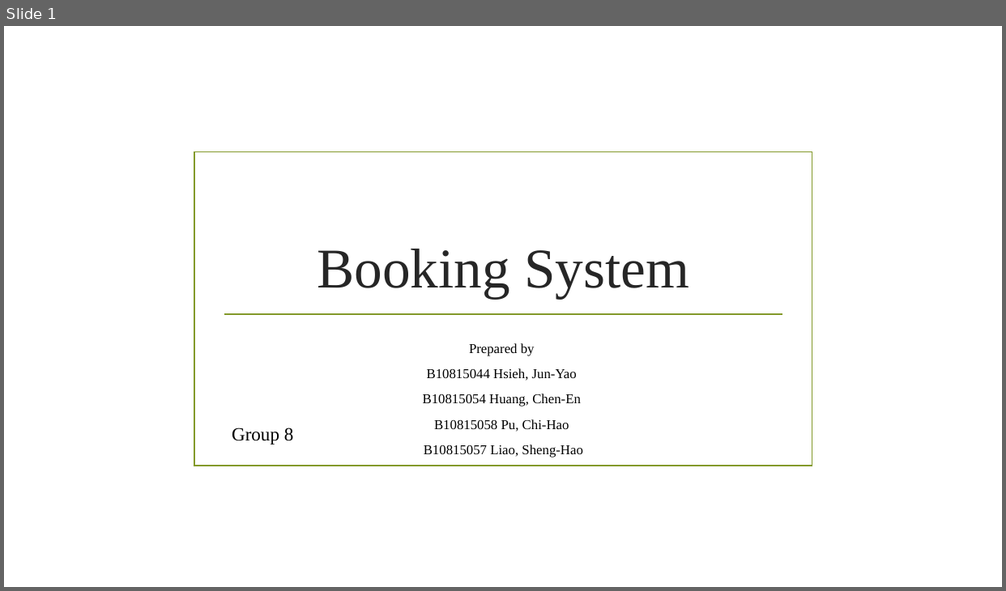
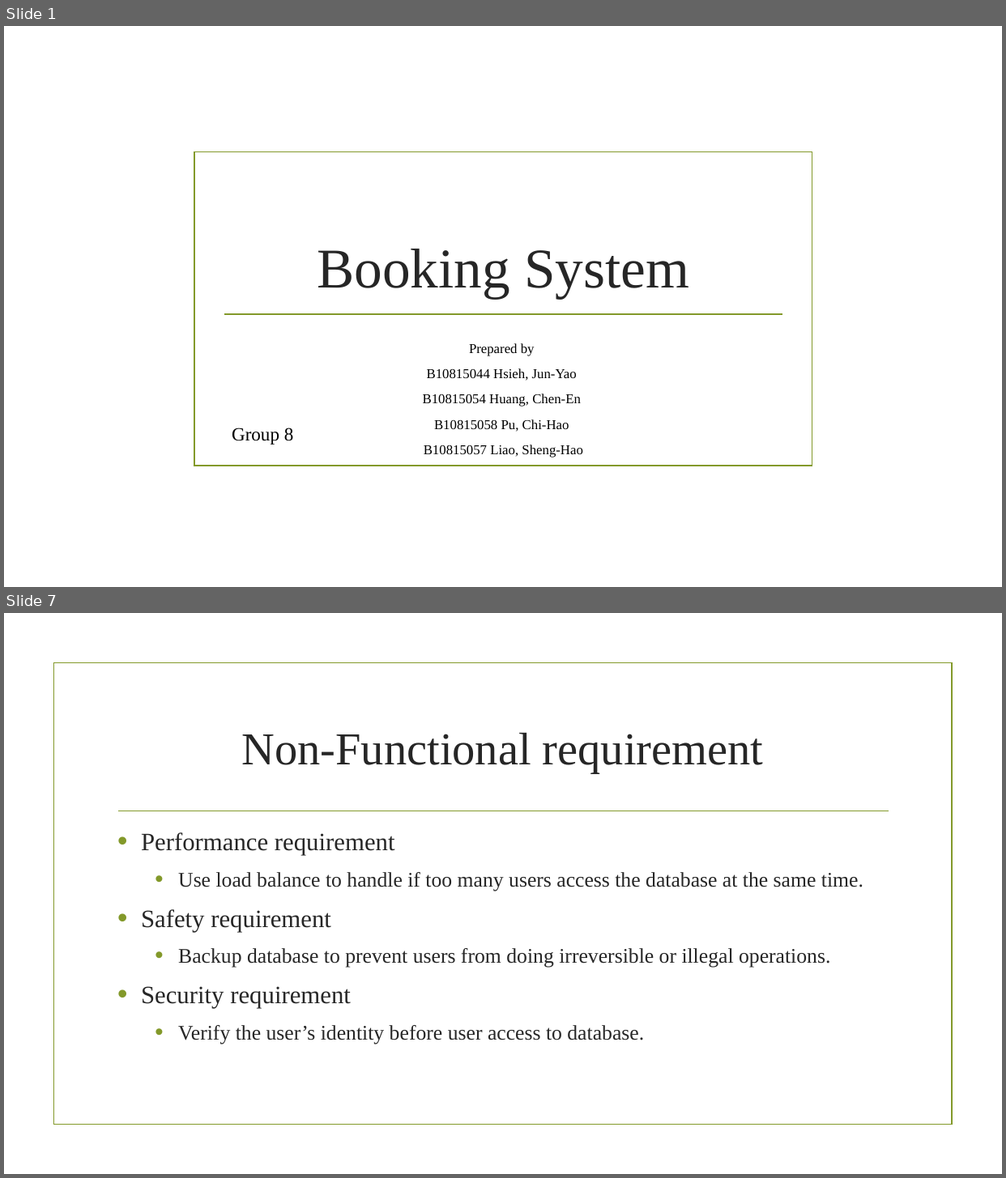
Before and after one commit to BrendonJYHsieh/BookSystem, a slide deck: Final Project/presentation slides.pptx. Shown one above the other, each under a label of ours: slide 1 before the commit, slides 1 and 7 after it; the slides between them are not shown. The pictures are 1006x591 and 1006x1178 pixels, drawn with LibreOffice and Linux fonts; fonts in the diff are those of the drawing; background and template pictures are left out. Boxes give left, top, right and bottom in pixels: in the first picture for what was removed or moved away, otherwise in the second. Text is boxed around its words. In the diff, an @@ line names an element or a change of style, - is before the commit and + after.

```diff
--- a/Final Project/presentation slides.pptx
+++ b/Final Project/presentation slides.pptx
@@ slide 7 added at <box>4,613,1002,1174</box>, background picture (left out) @@
@@ rectangle added at <box>53,663,952,1125</box>, outline #83992A 1.25 pt @@
@@ title added at <box>241,733,764,773</box>, 44 pt, text #262626 @@
+Non-Functional requirement
@@ line added from (118, 811) to (889, 811), #83992A 1.25 pt @@
@@ text added at <box>141,833,863,1045</box>, 20 pt, text #262626 @@
+• Performance requirement
+  • Use load balance to handle if too many users access the database at the same time.
+• Safety requirement
+  • Backup database to prevent users from doing irreversible or illegal operations.
+• Security requirement
+  • Verify the user’s identity before user access to database.
```
Also in this commit, not shown: 1 slide changed, 4 other slides added, 1 slide removed, 46 other files.
